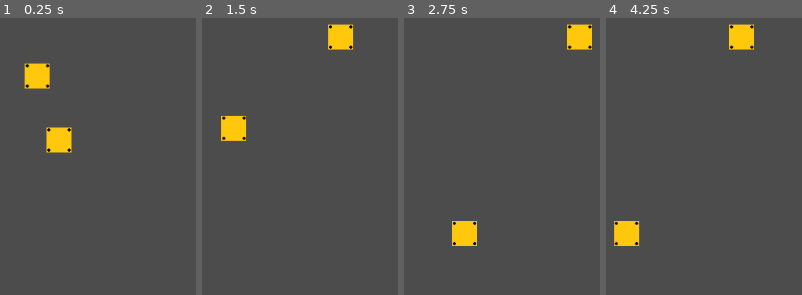
Above: before the commit, frames 1-4 (left to right).
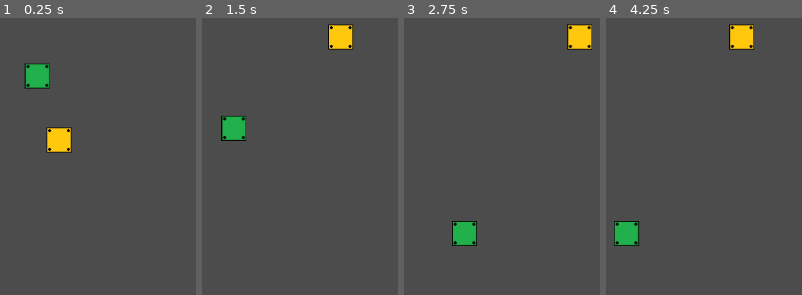
Above: after the commit, the same moments.

Repository: Hilda-Hay/ggj2020
Game: Godot game, scene res://Main.tscn
The game is run twice, just before and just after one commit, with the same random seed, the same clock (stepped at 60 frames per second) and the same inputs.
Inputs (mouse positions are in pixels of both pictures, inside the frame that each line leads up to):
- Up to frame 1 (0.25 s): no input
- Up to frame 2 (1.5 s): tap Enter at 0.5 s; drag from (260, 139) to (341, 37) at 0.52 s; tap Space at 1.25 s; drag from (239, 76) to (221, 234) at 1.27 s
- Up to frame 3 (2.75 s): tap Enter at 2 s; move the mouse to (543, 37) at 2.02 s; hold Right (ui_right) from 2.03 s (still down); click (543, 37) at 2.17 s
- Up to frame 4 (4.25 s): release Right (ui_right) at 2.75 s; drag from (625, 234) to (outside the picture) at 2.77 s; tap Space at 3.5 s; move the mouse to (outside the picture) at 3.52 s; hold Left (ui_left) from 3.53 s (still down); click (outside the picture) at 3.67 s

The runs differ from the first frame. In frame 1, 1.6% of the frame differs, in the area x 12-37%, y 16-49%; in frame 2, 1.5%; in frame 3, 1.5%; in frame 4, 1.6%.

Commit message:
added ability of parts to cover other parts

Diff:
--- /dev/null
+++ b/Area2D.gd
@@ -0,0 +1,12 @@
+extends Area2D
+
+# Declare member variables here. Examples:
+# var a = 2
+# var b = "text"
+
+# Called when the node enters the scene tree for the first time.
+#func _ready():
+
+
+func _process(delta):
+	print(get_overlapping_areas())
--- /dev/null
+++ b/Main.gd
@@ -0,0 +1,5 @@
+extends Node2D
+
+# Called when the node enters the scene tree for the first time.
+func _ready():
+	get_node("./RobotPart2").set_coverable(true)
--- a/Main.tscn
+++ b/Main.tscn
@@ -1,10 +1,12 @@
-[gd_scene load_steps=2 format=2]
+[gd_scene load_steps=3 format=2]
 
 [ext_resource path="res://RobotPart.tscn" type="PackedScene" id=1]
+[ext_resource path="res://Main.gd" type="Script" id=2]
 
 [node name="Main" type="Node2D"]
-
-[node name="RobotPart" parent="." instance=ExtResource( 1 )]
+script = ExtResource( 2 )
 
 [node name="RobotPart2" parent="." instance=ExtResource( 1 )]
 position = Vector2( 484.442, 217.865 )
+
+[node name="RobotPart" parent="." instance=ExtResource( 1 )]
--- a/RobotPart.gd
+++ b/RobotPart.gd
@@ -6,6 +6,8 @@
 # Player dragging flag
 var drag_enabled = false
 var drag_offset = Vector2(0,0)
+
+var coverable = false
 
 func _physics_process(delta):
 	# Get player input
@@ -33,11 +35,19 @@
 func _input_event(viewport, event, shape_idx):
 	if event is InputEventMouseButton:
 		if event.button_index == BUTTON_LEFT:
-			drag_enabled = event.pressed
-			drag_offset = position - get_global_mouse_position()
+			if !coverable || get_node("./Area2D").get_overlapping_areas().size() == 0:
+				drag_enabled = event.pressed
+				drag_offset = position - get_global_mouse_position()
 
 func _input(event):
 	if event is InputEventMouseButton:
 		#print("mouse pressed")
 		if event.button_index == BUTTON_LEFT and not event.pressed:
 			drag_enabled = false
+
+func set_coverable(c):
+	coverable = c
+	if(coverable):
+		get_node("./AnimatedSprite").set_frame(1)
+	else:
+		get_node("./AnimatedSprite").set_frame(0)
--- a/RobotPart.tscn
+++ b/RobotPart.tscn
@@ -1,18 +1,36 @@
-[gd_scene load_steps=4 format=2]
+[gd_scene load_steps=7 format=2]
 
-[ext_resource path="res://assets/metal_plate.png" type="Texture" id=1]
-[ext_resource path="res://RobotPart.gd" type="Script" id=2]
+[ext_resource path="res://RobotPart.gd" type="Script" id=1]
+[ext_resource path="res://assets/metal_plate.png" type="Texture" id=2]
+[ext_resource path="res://assets/metal_plate2.png" type="Texture" id=3]
 
 [sub_resource type="RectangleShape2D" id=1]
+extents = Vector2( 16, 16 )
+
+[sub_resource type="SpriteFrames" id=2]
+animations = [ {
+"frames": [ ExtResource( 2 ), ExtResource( 3 ) ],
+"loop": true,
+"name": "default",
+"speed": 5.0
+} ]
+
+[sub_resource type="RectangleShape2D" id=3]
 extents = Vector2( 16, 16 )
 
 [node name="RobotPart" type="KinematicBody2D"]
 position = Vector2( 512, 300 )
 input_pickable = true
-script = ExtResource( 2 )
-
-[node name="Sprite" type="Sprite" parent="."]
-texture = ExtResource( 1 )
+collision_mask = 0
+script = ExtResource( 1 )
 
 [node name="CollisionShape2D" type="CollisionShape2D" parent="."]
 shape = SubResource( 1 )
+
+[node name="AnimatedSprite" type="AnimatedSprite" parent="."]
+frames = SubResource( 2 )
+
+[node name="Area2D" type="Area2D" parent="."]
+
+[node name="CollisionShape2D" type="CollisionShape2D" parent="Area2D"]
+shape = SubResource( 3 )
Binary file removed: assets/metal_plate.bmp
Binary file changed: assets/metal_plate.png
Binary file added: assets/metal_plate2.png
Not shown, changed: assets/metal_plate2.png.import
